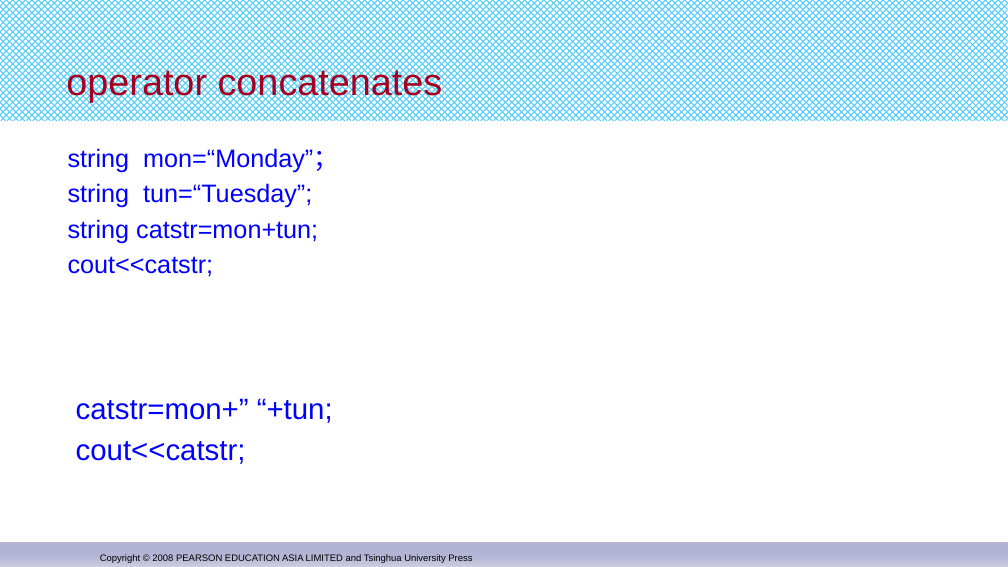
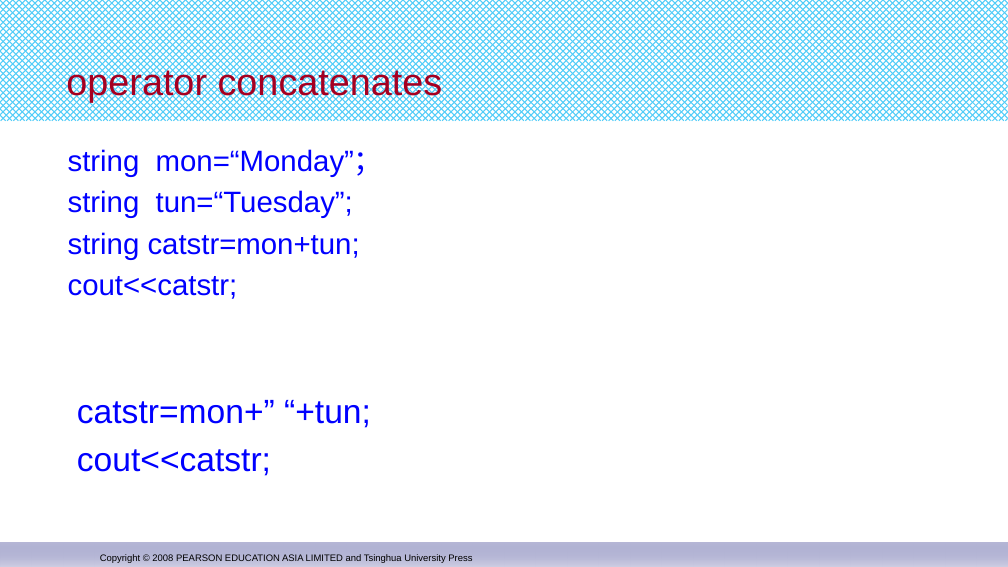
Before and after one commit to djuanbei/CPLUSPLUS, a slide deck: slide 3 of ppt/Tool And Debug.pptx. Drawn at 1008x567 pixels with LibreOffice and Linux fonts; fonts in the diff are those of the drawing. Boxes give left, top, right and bottom in pixels: in the first picture for what was removed or moved away, otherwise in the second. Text is boxed around its words. In the diff, an @@ line names an element or a change of style, - is before the commit and + after.

```diff
--- a/ppt/Tool And Debug.pptx
+++ b/ppt/Tool And Debug.pptx
@@ text "string mon=“Monday”；" at box(68, 149, 384, 476): size 24 to 28 pt in "string mon=“Monday”；", "string tun=“Tuesday”;", "string catstr=mon+tun;", "cout<<catstr;"; size 28 to 32 pt in "catstr=mon+” “+tun;", "cout<<catstr;" @@
```
Also in this commit, not shown: 1 other file.
